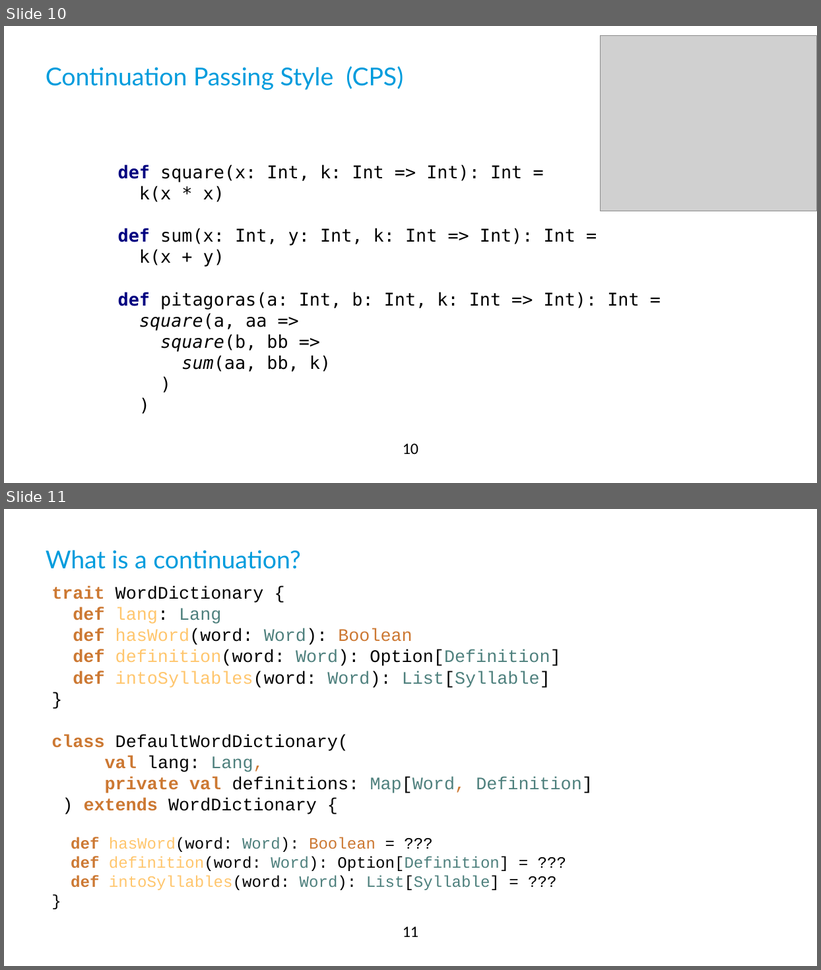
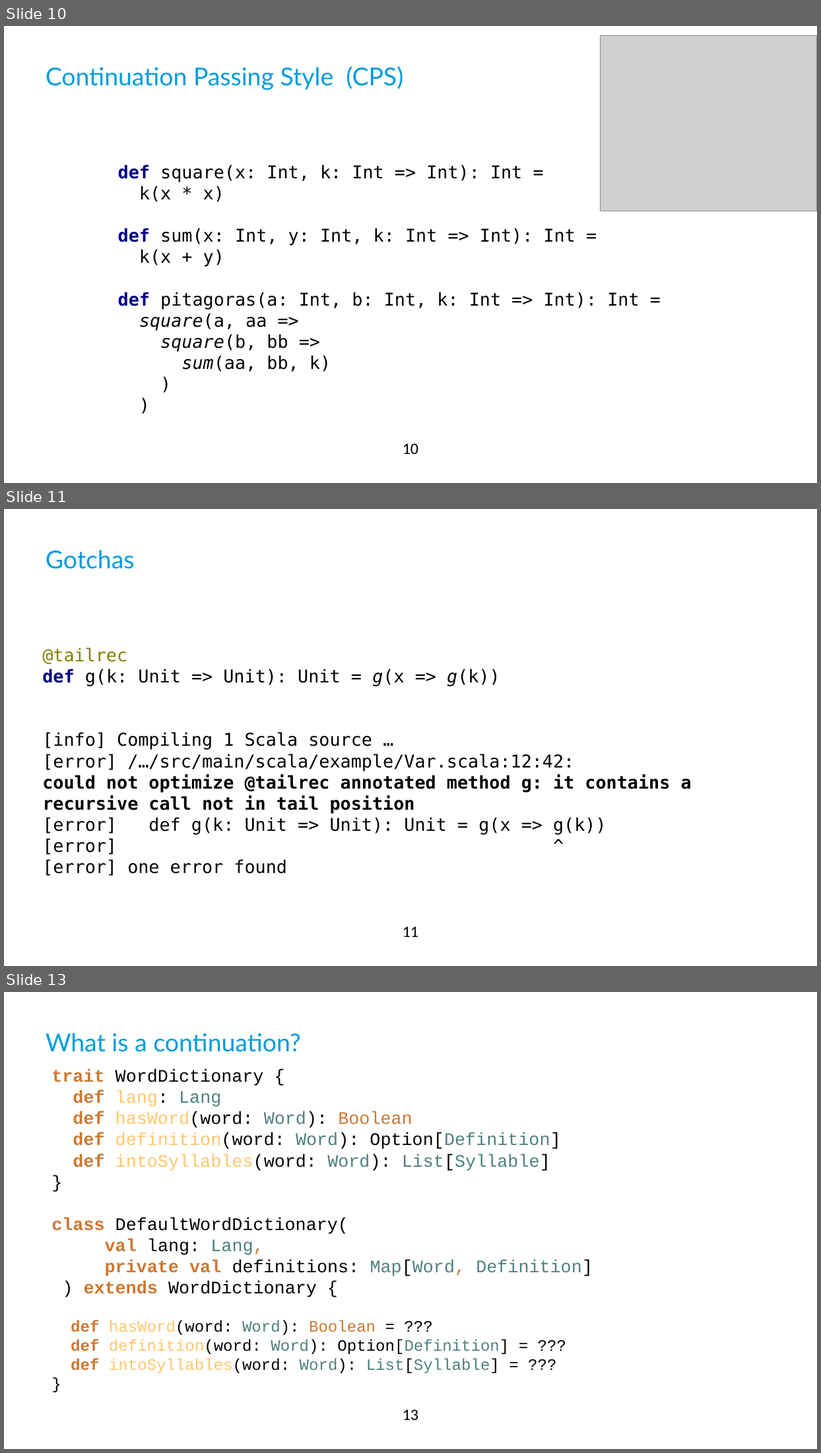
Before and after one commit to qqupp/continuations-playground, a slide deck: docs/diy-continuations.pptx. Shown one above the other, each under a label of ours: slides 10 and 11 before the commit, slides 10, 11 and 13 after it; the slides between them are not shown. The pictures are 821x970 and 821x1453 pixels, drawn with LibreOffice and Linux fonts; fonts in the diff are those of the drawing; grey boxes stand for pictures; background and template pictures are left out. Boxes give left, top, right and bottom in pixels: in the first picture for what was removed or moved away, otherwise in the second. Text is boxed around its words. In the diff, an @@ line names an element or a change of style, - is before the commit and + after.

Commit message:
adding gotchas examples

```diff
--- a/docs/diy-continuations.pptx
+++ b/docs/diy-continuations.pptx
@@ slide 11 added at [4, 509, 817, 966], background #FFFFFF; not listed: 1 template element that a slide beside it also shows @@
@@ title added at [46, 550, 135, 569], 28 pt, text #009CDD @@
+Gotchas
@@ text added at [42, 648, 692, 876], 20 pt, text #000000 @@
+@tailrec
+def g(k: Unit => Unit): Unit = g(x => g(k))
+[info] Compiling 1 Scala source …
+[error] /…/src/main/scala/example/Var.scala:12:42:
+could not optimize @tailrec annotated method g: it contains a recursive call not in tail position
+[error] def g(k: Unit => Unit): Unit = g(x => g(k))
+[error] ^
+[error] one error found
@@ what was slide 11 is now slide 13 @@
@@ page number at [403, 1410, 418, 1420]: text changed @@
-11
+13
```
Also in this commit, not shown: 1 other slide added, 1 slide removed, 2 other files.
